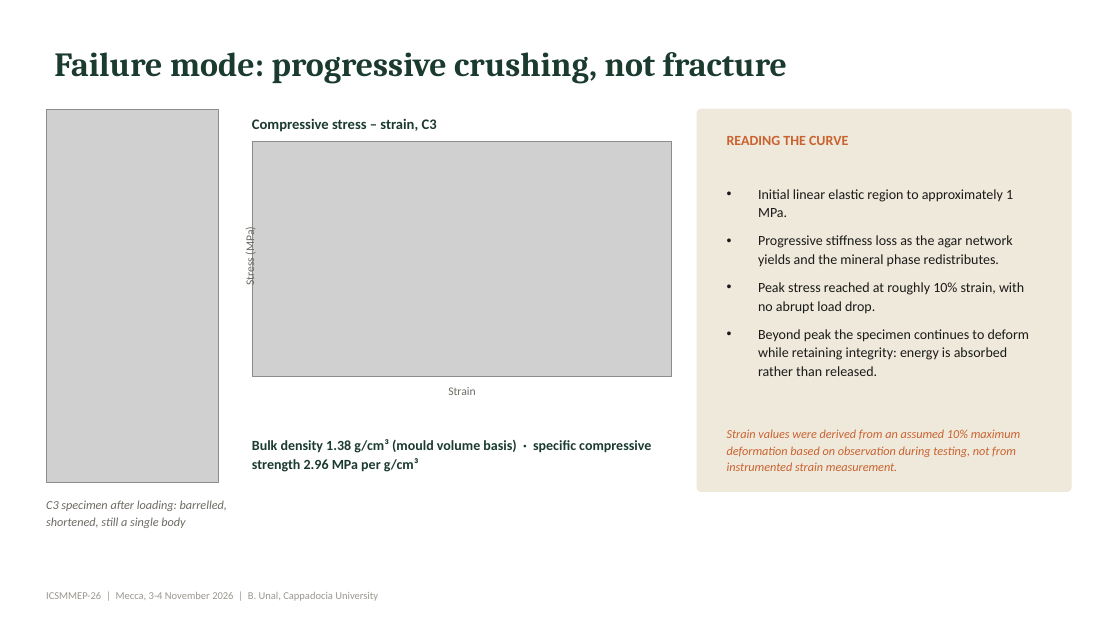
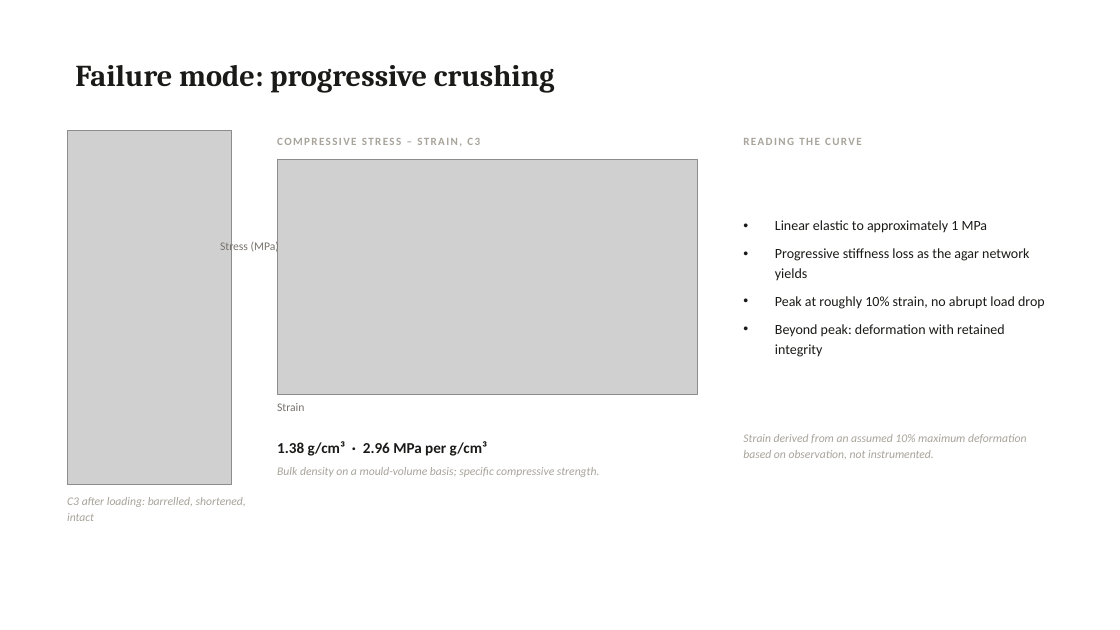
Before and after one commit to bunal91/sanat-ve-mekan, a slide deck: slide 13 of konferans-bildirisi/06-sunum/ICSMMEP26_Presentation_Unal.pptx. Drawn at 1120x630 pixels with LibreOffice and Linux fonts; fonts in the diff are those of the drawing; grey boxes stand for pictures. Boxes give left, top, right and bottom in pixels: in the first picture for what was removed or moved away, otherwise in the second. Text is boxed around its words. In the diff, an @@ line names an element or a change of style, - is before the commit and + after.

```diff
--- a/konferans-bildirisi/06-sunum/ICSMMEP26_Presentation_Unal.pptx
+++ b/konferans-bildirisi/06-sunum/ICSMMEP26_Presentation_Unal.pptx
@@ title at [75, 65, 555, 92]: text changed; size 29 to 26 pt; text colour #1B3B2F to #1A1A18 @@
-Failure mode: progressive crushing, not fracture
+Failure mode: progressive crushing
@@ rounded rectangle removed at [697, 109, 1071, 492] @@
@@ picture: place and size @@
-picture at [46, 109, 218, 482]
+picture at [67, 130, 231, 485]
@@ text at [277, 138, 480, 146]: text changed; size 12.5 to 9.5 pt; text colour #1B3B2F to #A8A49B @@
-Compressive stress – strain, C3
+COMPRESSIVE STRESS – STRAIN, C3
@@ text "READING THE CURVE": place and size @@
-text "READING THE CURVE" at [727, 136, 848, 145]
+text "READING THE CURVE" at [743, 138, 862, 145]
@@ text "READING THE CURVE" at [743, 138, 862, 145]: size 12 to 9.5 pt, text colour #C9622F to #A8A49B, letter spacing 0 to 1.2 pt @@
@@ picture: place and size @@
-picture at [252, 141, 672, 376]
+picture at [277, 160, 697, 395]
@@ text "Stress (MPa)": place and size @@
-text "Stress (MPa)" at [243, 229, 257, 286]
+text "Stress (MPa)" at [220, 240, 279, 253]
@@ text "Stress (MPa)" at [220, 240, 279, 253]: text colour #6E6B64 to #77736B; line spacing 1 to 15pt; vertical alignment middle to top; rotation 270 to 0 degrees @@
@@ text at [775, 220, 1045, 357]: text changed @@
-• Initial linear elastic region to approximately 1 MPa.
-• Progressive stiffness loss as the agar network yields and the mineral phase redistributes.
-• Peak stress reached at roughly 10% strain, with no abrupt load drop.
-• Beyond peak the specimen continues to deform while retaining integrity: energy is absorbed rather than released.
+• Linear elastic to approximately 1 MPa
+• Progressive stiffness loss as the agar network yields
+• Peak at roughly 10% strain, no abrupt load drop
+• Beyond peak: deformation with retained integrity
@@ text "Strain": place and size @@
-text "Strain" at [448, 387, 475, 395]
+text "Strain" at [277, 403, 304, 411]
@@ text "Strain" at [277, 403, 304, 411]: text colour #6E6B64 to #77736B; alignment centre to left; line spacing 1 to 15pt; vertical alignment middle to top @@
@@ text added at [277, 441, 487, 456], 13 pt, text #1A1A18, bold @@
+1.38 g/cm³ · 2.96 MPa per g/cm³
@@ text at [743, 434, 1026, 459]: text changed; size 10.5 to 10 pt; text colour #C9622F to #A8A49B @@
-Strain values were derived from an assumed 10% maximum deformation based on observation during testing, not from instrumented strain measurement.
+Strain derived from an assumed 10% maximum deformation based on observation, not instrumented.
@@ vertical alignment middle to top in 3 elements at [743, 434, 1026, 459], [67, 497, 246, 521], [277, 467, 600, 477] @@
@@ text at [277, 467, 600, 477]: text changed; size 12 to 10 pt; text colour #1B3B2F to #A8A49B; bold off; italic on @@
-Bulk density 1.38 g/cm³ (mould volume basis) · specific compressive strength 2.96 MPa per g/cm³
+Bulk density on a mould-volume basis; specific compressive strength.
@@ text at [67, 497, 246, 521]: text changed; size 10.5 to 10 pt; text colour #6E6B64 to #A8A49B @@
-C3 specimen after loading: barrelled, shortened, still a single body
+C3 after loading: barrelled, shortened, intact
@@ text removed at [46, 592, 378, 601] @@
-ICSMMEP-26 | Mecca, 3-4 November 2026 | B. Unal, Cappadocia University
```
Also in this commit, not shown: 22 other slides changed, 4 other files.
